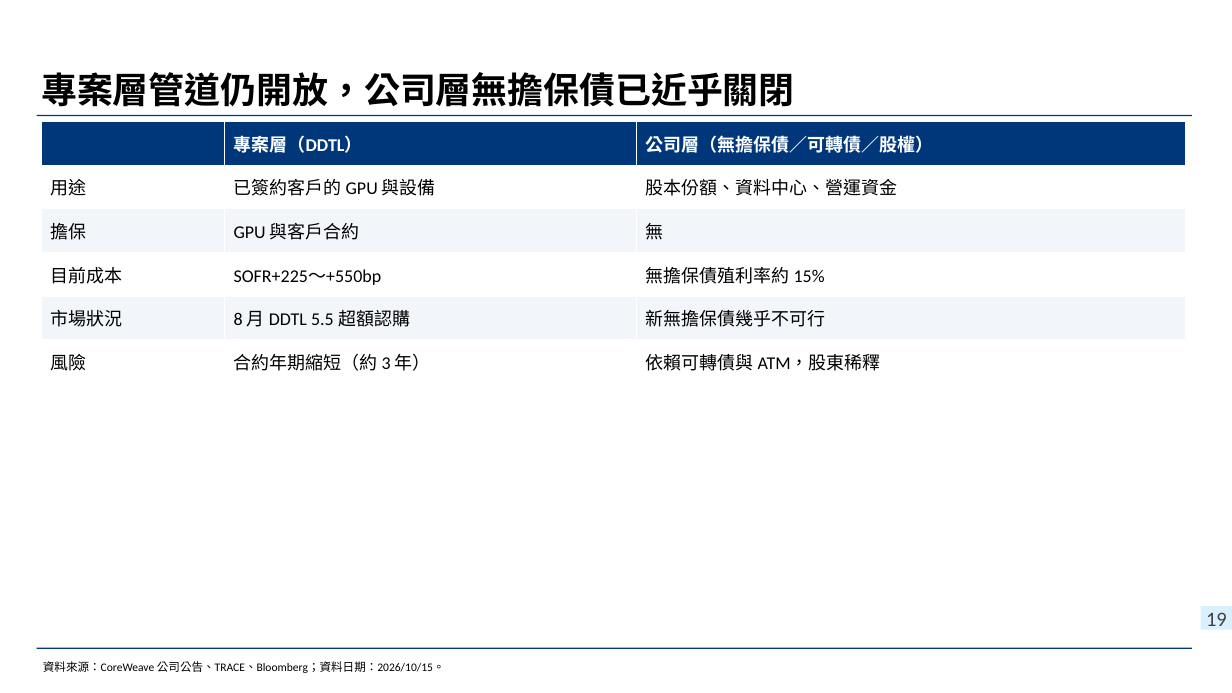
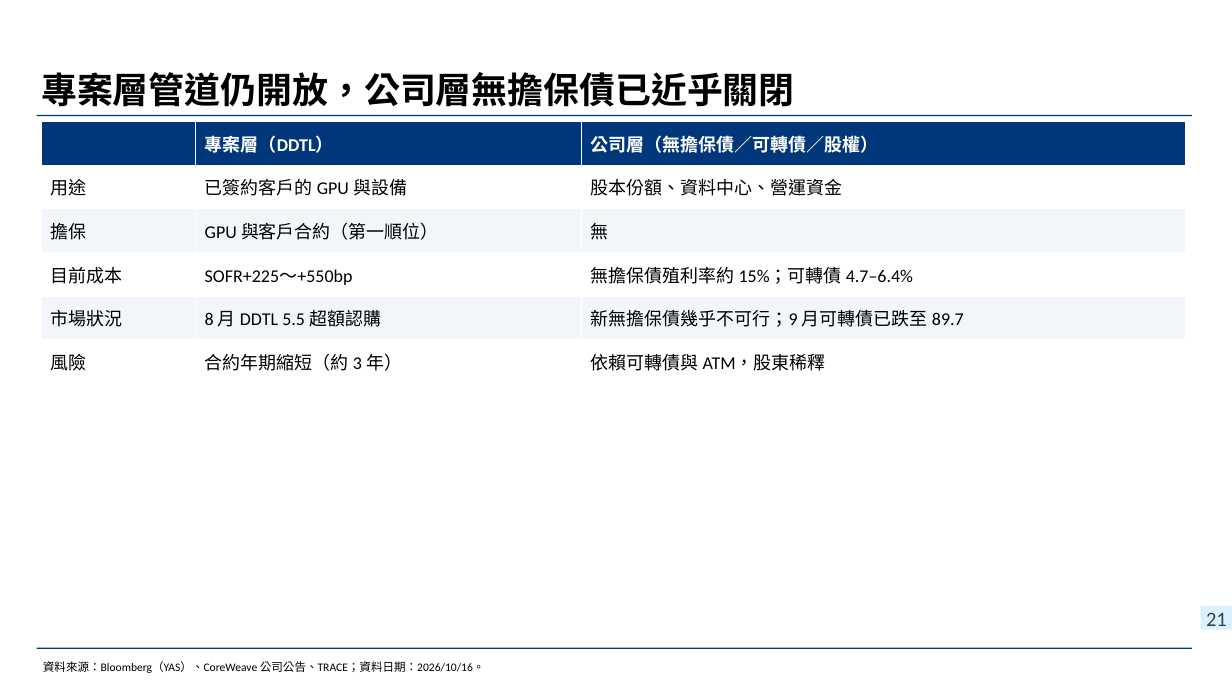
Before and after one commit to wlinoxox/Coreweave-Credit-Risk, a slide deck: slide 21 of deck/CoreWeave信用風險與融資需求_20261016.pptx (slide 19 before the commit). Drawn at 1232x693 pixels with LibreOffice and Linux fonts; fonts in the diff are those of the drawing; background and template pictures are left out. Boxes give left, top, right and bottom in pixels: in the first picture for what was removed or moved away, otherwise in the second. Text is boxed around its words. In the diff, an @@ line names an element or a change of style, - is before the commit and + after.

```diff
--- a/deck/CoreWeave信用風險與融資需求_20261016.pptx
+++ b/deck/CoreWeave信用風險與融資需求_20261016.pptx
@@ table at bbox=[42, 122, 1186, 384] @@
-row 3, column 2: GPU 與客戶合約
+row 3, column 2: GPU 與客戶合約（第一順位）
-row 4, column 3: 無擔保債殖利率約 15%
+row 4, column 3: 無擔保債殖利率約 15%；可轉債 4.7–6.4%
-row 5, column 3: 新無擔保債幾乎不可行
+row 5, column 3: 新無擔保債幾乎不可行；9 月可轉債已跌至 89.7
@@ page number at bbox=[1206, 612, 1227, 626]: text changed @@
-19
+21
@@ text at bbox=[43, 661, 485, 673]: text changed @@
-資料來源：CoreWeave 公司公告、TRACE、Bloomberg；資料日期：2026/10/15。
+資料來源：Bloomberg（YAS）、CoreWeave 公司公告、TRACE；資料日期：2026/10/16。
```
Also in this commit, not shown: 13 other slides changed, 5 slides added, 3 slides removed, 6 other files.
